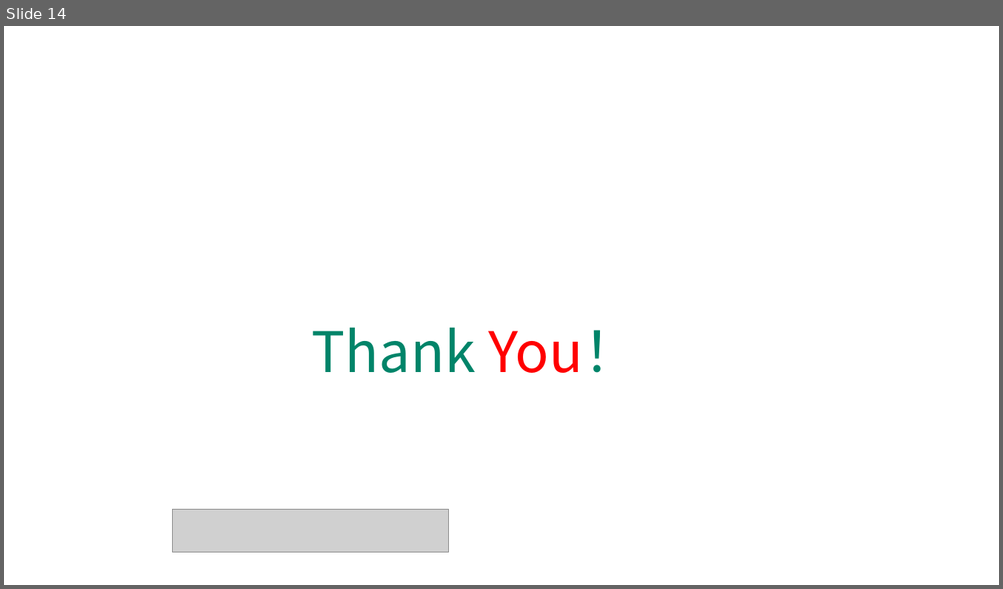
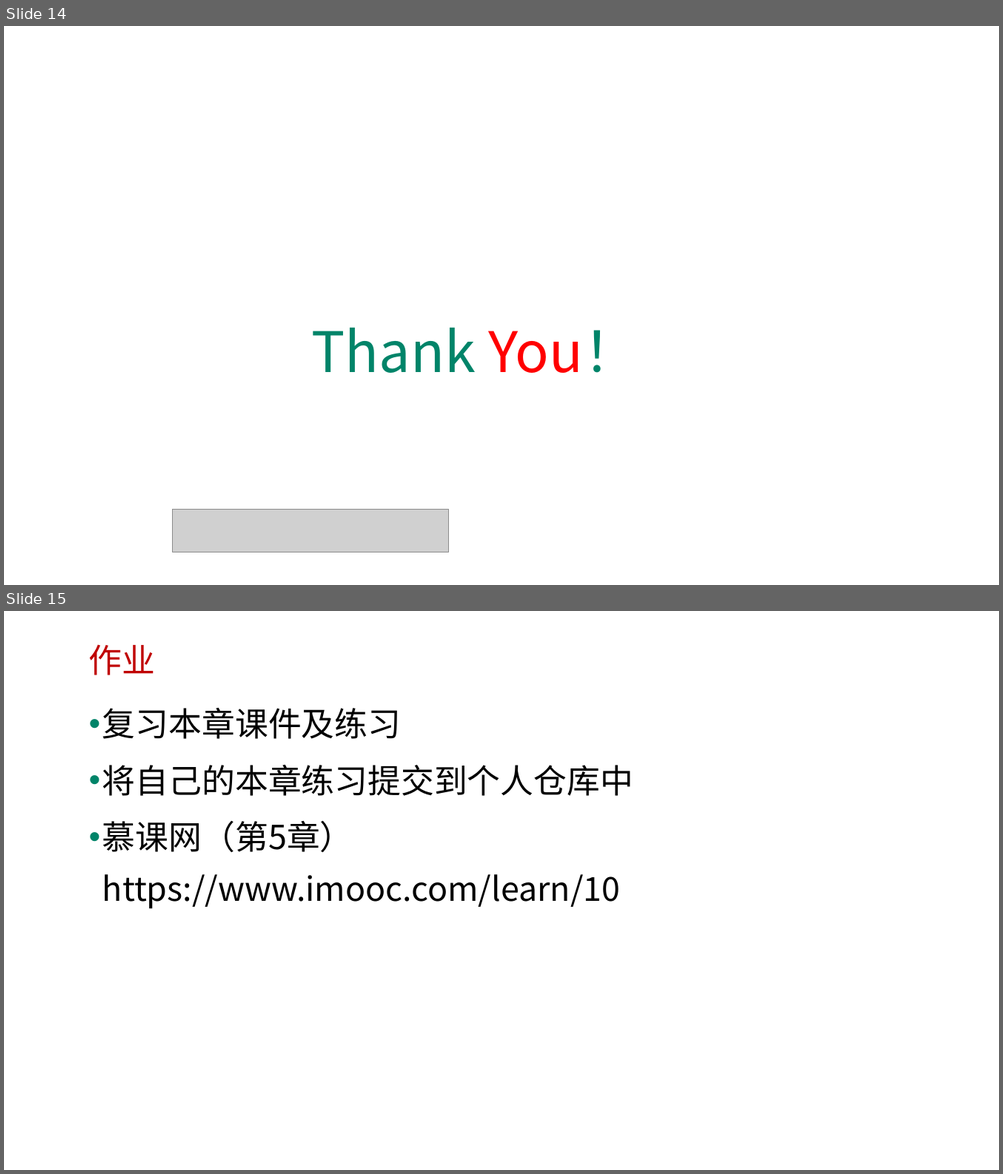
Before and after one commit to edu2act/course-javascript-advanced, a slide deck: 课程PPT/07.JS函数及函数参数.pptx. Shown one above the other, each under a label of ours: slide 14 before the commit, slides 14 and 15 after it. The pictures are 1003x589 and 1003x1174 pixels, drawn with LibreOffice and Linux fonts; fonts in the diff are those of the drawing; grey boxes stand for pictures; background and template pictures are left out. Boxes give left, top, right and bottom in pixels: in the first picture for what was removed or moved away, otherwise in the second. Text is boxed around its words. In the diff, an @@ line names an element or a change of style, - is before the commit and + after.

```diff
--- a/课程PPT/07.JS函数及函数参数.pptx
+++ b/课程PPT/07.JS函数及函数参数.pptx
@@ slide 15 added at [4, 611, 999, 1170], background picture (left out) @@
@@ text added at [88, 644, 155, 675], 32 pt, text #C00000 @@
+作业
@@ text added at [102, 708, 633, 909], 32 pt, text #000000 @@
+• 复习本章课件及练习
+• 将自己的本章练习提交到个人仓库中
+• 慕课网（第5章）
+  https://www.imooc.com/learn/10
```
Also in this commit, not shown: 1 slide changed, 5 other files.
